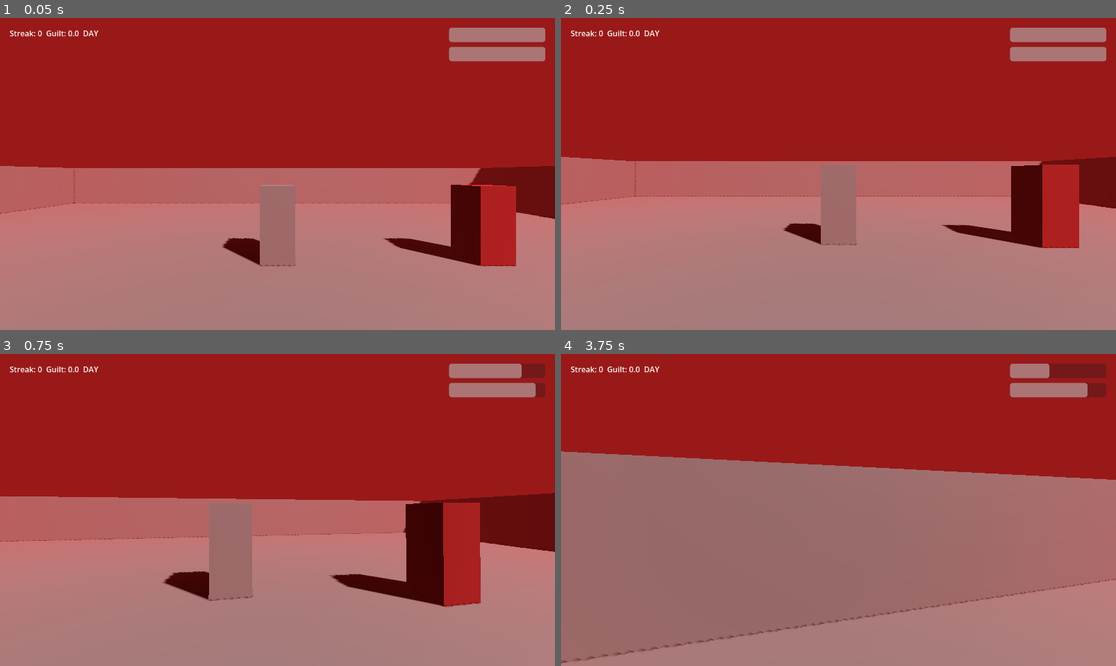
Above: before the commit, frames 1-4 (two rows, left to right).
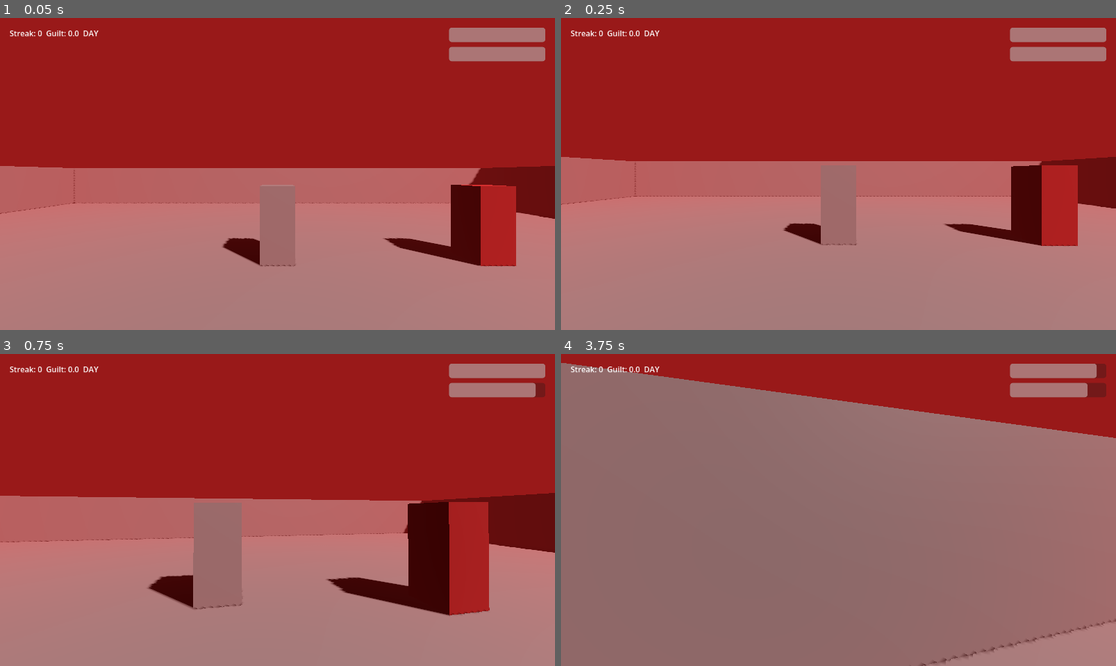
Above: after the commit, the same moments.

Repository: lmToT27/ZaWar
Game: Godot game, scene res://scenes/main.tscn
Two runs of this game, one before a commit and one after it. Both use one fixed random seed, a clock stepped at 60 frames per second and the inputs below.
Inputs (mouse positions are in pixels of both pictures, inside the frame that each line leads up to):
- Up to frame 1 (0.05 s): no input
- Up to frame 2 (0.25 s): no input
- Up to frame 3 (0.75 s): move the mouse to (305, 510) at 0.52 s; press the mouse at (305, 510) at 0.53 s; hold W (move_forward) from 0.53 s (still down)
- Up to frame 4 (3.75 s): keep holding W (move_forward); tap Space (jump) at 0.77, 0.8, 1.07, 1.35, 1.52, 1.82, 2.3, 3.02, 3.32 s; move the mouse to (810, 510) at 1.27 s; release the mouse at (810, 510) at 1.28 s; click (810, 510) at 1.55 s; move the mouse to (849, 503) at 2.02 s; press the mouse at (849, 503) at 2.03 s; move the mouse to (832, 516) at 2.77 s; release the mouse at (832, 516) at 2.78 s; tap G (drop_weapon) at 2.85 s; click (832, 516) at 3.05 s; move the mouse to (877, 513) at 3.52 s; hold R (sheathe) from 3.53 s (still down)

Frame 1 is identical in both runs. In frame 2, 0.4% of the frame differs, in the area x 68-94%, y 46-74%; in frame 3, 4.0%; in frame 4, 30%, in the area x 0-100%, y 2-100%.

Commit message:
fix: camera shake when moving

Diff:
--- a/scenes/enemy/enemy.gd
+++ b/scenes/enemy/enemy.gd
@@ -15,9 +15,14 @@
 @export var max_health: float = 60.0
 @export var target_update_interval: float = 0.2
 @export var approach_offset_radius: float = 1.5
+@export var acceleration: float = 15.0
+@export var attack_exit_range_mult: float = 1.3
+@export var attack_lunge_distance: float = 0.15
+@export var attack_lunge_duration: float = 0.15
 
 @onready var nav_agent: NavigationAgent3D = $NavigationAgent3D
 @onready var growl_player: AudioStreamPlayer3D = $GrowlPlayer3D
+@onready var mesh: MeshInstance3D = $MeshInstance3D
 
 var health: float
 var state: EnemyState = EnemyState.CHASE
@@ -27,6 +32,9 @@
 var _stun_timer: float = 0.0
 var _target_update_timer: float = 0.0
 var _approach_offset: Vector3 = Vector3.ZERO
+var _mesh_base_position: Vector3
+var _lunge_timer: float = 0.0
+var _lunge_direction: Vector3 = Vector3.ZERO
 
 func _ready() -> void:
 	add_to_group("enemy")
@@ -35,6 +43,7 @@
 	_target_update_timer = randf_range(0.0, target_update_interval)
 	var angle := randf() * TAU
 	_approach_offset = Vector3(cos(angle), 0.0, sin(angle)) * randf_range(0.0, approach_offset_radius)
+	_mesh_base_position = mesh.position
 
 func _physics_process(delta: float) -> void:
 	if player == null:
@@ -42,9 +51,10 @@
 		if player == null:
 			return
 
+	var desired_velocity := Vector3.ZERO
 	match state:
 		EnemyState.CHASE:
-			_process_chase(delta)
+			desired_velocity = _process_chase(delta)
 		EnemyState.ATTACK:
 			_process_attack(delta)
 		EnemyState.STUNNED:
@@ -52,28 +62,51 @@
 		EnemyState.OBSERVE:
 			_process_observe()
 
+	velocity = velocity.move_toward(desired_velocity, acceleration * delta)
 	move_and_slide()
+	_update_lunge_offset(delta)
 
-func _process_chase(delta: float) -> void:
+func _horizontal_distance_to_player() -> float:
+	var diff := player.global_position - global_position
+	diff.y = 0.0
+	return diff.length()
+
+func _update_lunge_offset(delta: float) -> void:
+	_lunge_timer = maxf(_lunge_timer - delta, 0.0)
+	if _lunge_timer <= 0.0:
+		mesh.position = _mesh_base_position
+		return
+	var t := 1.0 - _lunge_timer / attack_lunge_duration
+	mesh.position = _mesh_base_position + _lunge_direction * sin(t * PI) * attack_lunge_distance
+
+func _trigger_attack_lunge() -> void:
+	_lunge_timer = attack_lunge_duration
+	var dir := player.global_position - global_position
+	dir.y = 0.0
+	_lunge_direction = dir.normalized() if dir.length() > 0.01 else Vector3.ZERO
+
+func _process_chase(delta: float) -> Vector3:
 	_target_update_timer -= delta
 	if _target_update_timer <= 0.0:
 		_target_update_timer = target_update_interval
-		nav_agent.target_position = player.global_position + _approach_offset
+		var desired_target := player.global_position + _approach_offset
+		var map := nav_agent.get_navigation_map()
+		if NavigationServer3D.map_get_iteration_id(map) > 0:
+			desired_target = NavigationServer3D.map_get_closest_point(map, desired_target)
+		nav_agent.target_position = desired_target
 
-	if global_position.distance_to(player.global_position) <= attack_range:
-		velocity = Vector3.ZERO
+	if _horizontal_distance_to_player() <= attack_range:
 		_attack_cooldown_timer = 0.0
 		_set_state(_next_attack_state())
-		return
+		return Vector3.ZERO
 
 	var next_pos := nav_agent.get_next_path_position()
 	var dir := next_pos - global_position
 	dir.y = 0.0
-	velocity = dir.normalized() * move_speed if dir.length() > 0.01 else Vector3.ZERO
+	return dir.normalized() * move_speed if dir.length() > 0.01 else Vector3.ZERO
 
 func _process_attack(delta: float) -> void:
-	velocity = Vector3.ZERO
-	if global_position.distance_to(player.global_position) > attack_range:
+	if _horizontal_distance_to_player() > attack_range * attack_exit_range_mult:
 		_set_state(EnemyState.CHASE)
 		return
 
@@ -82,15 +115,14 @@
 		_attack_cooldown_timer = attack_cooldown
 		var damage := attack_damage_night if GameManager.is_night else attack_damage_day
 		player.take_damage(damage)
+		_trigger_attack_lunge()
 
 func _process_stunned(delta: float) -> void:
-	velocity = Vector3.ZERO
 	_stun_timer -= delta
 	if _stun_timer <= 0.0:
 		_set_state(EnemyState.CHASE)
 
 func _process_observe() -> void:
-	velocity = Vector3.ZERO
 	if not _is_redemption_active():
 		_set_state(EnemyState.CHASE)
 
--- a/scenes/enemy/enemy.tscn
+++ b/scenes/enemy/enemy.tscn
@@ -12,6 +12,8 @@
 albedo_color = Color(0.6, 0.1, 0.1, 1)
 
 [node name="Enemy" type="CharacterBody3D"]
+collision_layer = 2
+collision_mask = 1
 script = ExtResource("1")
 
 [node name="CollisionShape3D" type="CollisionShape3D" parent="."]
--- a/scenes/player/player.gd
+++ b/scenes/player/player.gd
@@ -24,20 +24,23 @@
 @export var true_ending_hold_time: float = 3.0
 @export var observer_check_radius: float = 6.0
 @export var observer_required_count: int = 2
-@export var hitlag_time_scale: float = 0.05
-@export var hitlag_duration: float = 0.06
-@export var shake_decay_speed: float = 4.0
-@export var shake_on_hit_strength: float = 0.05
+@export var shake_decay_speed: float = 0.12
+@export var shake_on_hit_strength: float = 0.09
 @export var shake_on_damage_strength: float = 0.03
 @export var shake_guilt_weight: float = 0.01
+@export var jump_kick_amplitude: float = 0.05
+@export var landing_kick_amplitude: float = 0.08
+@export var vertical_kick_duration: float = 0.3
+@export var run_sway_amplitude: float = 0.15
 @export var bob_frequency: float = 8.0
 @export var bob_amplitude: float = 0.04
 @export var bob_side_amplitude: float = 0.02
+@export var locomotion_fade_speed: float = 6.0
 @export var low_resource_ratio: float = 0.25
 
 @onready var head: Node3D = $Head
 @onready var camera: Camera3D = $Head/Camera3D
-@onready var melee_hitbox: Area3D = $Head/Camera3D/MeleeHitbox
+@onready var melee_hitbox: Area3D = $Head/MeleeHitbox
 @onready var regen_delay_timer: Timer = $RegenDelayTimer
 @onready var heartbeat_player: AudioStreamPlayer = $HeartbeatPlayer
 @onready var footstep_player: AudioStreamPlayer3D = $FootstepPlayer3D
@@ -57,6 +60,9 @@
 var _bob_phase: float = 0.0
 var _last_footstep_step: int = 0
 var _shake_strength: float = 0.0
+var _vertical_kick_timer: float = 0.0
+var _vertical_kick_amplitude: float = 0.0
+var _locomotion_intensity: float = 0.0
 
 func _ready() -> void:
 	add_to_group("player")
@@ -87,6 +93,8 @@
 	_handle_heartbeat()
 	move_and_slide()
 	_handle_landing(delta)
+	_shake_strength = maxf(_shake_strength - shake_decay_speed * delta, 0.0)
+	_vertical_kick_timer = maxf(_vertical_kick_timer - delta, 0.0)
 
 func _handle_movement(delta: float) -> void:
 	if not is_on_floor():
@@ -94,6 +102,7 @@
 		velocity.y -= GRAVITY * gravity_scale * delta
 	elif Input.is_action_just_pressed("jump"):
 		velocity.y = jump_velocity
+		_trigger_vertical_kick(jump_kick_amplitude)
 
 	var speed := move_speed
 	if _landing_recovery_timer > 0.0:
@@ -112,6 +121,7 @@
 	if grounded:
 		if not _was_on_floor and _air_time >= 0.25:
 			_landing_recovery_timer = landing_recovery_time
+			_trigger_vertical_kick(-landing_kick_amplitude)
 		_air_time = 0.0
 	else:
 		_air_time += delta
@@ -139,11 +149,12 @@
 	regen_delay_timer.start()
 	var hit_something := false
 	for body in melee_hitbox.get_overlapping_bodies():
+		if body == self:
+			continue
 		if body.has_method("take_damage"):
 			body.take_damage(base_attack_damage)
 			hit_something = true
 	if hit_something:
-		_trigger_hitlag()
 		_trigger_shake(shake_on_hit_strength + GameManager.guilt_score * shake_guilt_weight)
 
 func _handle_regen(delta: float) -> void:
@@ -174,38 +185,73 @@
 
 func _handle_camera_effects(delta: float) -> void:
 	var horizontal_speed := Vector2(velocity.x, velocity.z).length()
-	if is_on_floor() and horizontal_speed > 0.1:
+	var is_running := is_on_floor() and horizontal_speed > 0.1
+	_update_bob_phase(delta, is_running, horizontal_speed)
+	_update_locomotion_intensity(delta, is_running, horizontal_speed)
+
+	var offset := Vector3.ZERO
+	offset += _compute_bob_offset() * _locomotion_intensity
+	offset += _compute_run_sway_offset() * _locomotion_intensity
+	offset += _compute_vertical_kick_offset()
+	offset += _compute_impact_offset()
+	camera.position = _camera_base_position + offset
+
+	_update_footstep_audio()
+
+func _update_bob_phase(delta: float, is_running: bool, horizontal_speed: float) -> void:
+	if is_running:
 		_bob_phase += delta * bob_frequency * (horizontal_speed / move_speed)
-	else:
-		_bob_phase = 0.0
-	var bob_offset := Vector3(
+	# Phase is NOT reset to 0 when stopping - it just stops advancing, so
+	# _locomotion_intensity (below) fades the amplitude out smoothly from
+	# whatever point in the cycle it was at, instead of snapping position
+	# to a different phase value in the same frame the player stops.
+
+func _update_locomotion_intensity(delta: float, is_running: bool, horizontal_speed: float) -> void:
+	var target := clampf(horizontal_speed / move_speed, 0.0, 1.0) if is_running else 0.0
+	_locomotion_intensity = move_toward(_locomotion_intensity, target, locomotion_fade_speed * delta)
+
+func _compute_bob_offset() -> Vector3:
+	return Vector3(
 		sin(_bob_phase * 0.5) * bob_side_amplitude,
 		absf(sin(_bob_phase)) * bob_amplitude,
 		0.0
 	)
 
-	_shake_strength = maxf(_shake_strength - shake_decay_speed * delta, 0.0)
-	var shake_offset := Vector3.ZERO
-	if _shake_strength > 0.0:
-		shake_offset = Vector3(randf_range(-1.0, 1.0), randf_range(-1.0, 1.0), 0.0) * _shake_strength
-
-	camera.position = _camera_base_position + bob_offset + shake_offset
-
+func _compute_run_sway_offset() -> Vector3:
+	return Vector3(sin(_bob_phase) * run_sway_amplitude, 0.0, 0.0)
+
+func _compute_vertical_kick_offset() -> Vector3:
+	if _vertical_kick_timer <= 0.0:
+		return Vector3.ZERO
+	var t := 1.0 - _vertical_kick_timer / vertical_kick_duration
+	# Ease-in-ease-out bump: velocity is exactly 0 at t=0 and t=1, unlike
+	# sin(t*PI) whose slope is nonzero at both ends - that discontinuity in
+	# velocity is what read as an abrupt "jerk" rather than a smooth dip.
+	var eased := (1.0 - cos(t * TAU)) * 0.5
+	return Vector3(0.0, _vertical_kick_amplitude * eased, 0.0)
+
+func _compute_impact_offset() -> Vector3:
+	if _shake_strength <= 0.0:
+		return Vector3.ZERO
+	return Vector3(randf_range(-1.0, 1.0), randf_range(-1.0, 1.0), 0.0) * _shake_strength
+
+func _update_footstep_audio() -> void:
+	if not is_on_floor():
+		return
 	var step_index := int(_bob_phase / PI)
-	if step_index != _last_footstep_step and is_on_floor():
-		_last_footstep_step = step_index
-		if footstep_player.stream:
-			footstep_player.pitch_scale = randf_range(0.9, 1.1)
-			footstep_player.play()
+	if step_index == _last_footstep_step:
+		return
+	_last_footstep_step = step_index
+	if footstep_player.stream:
+		footstep_player.pitch_scale = randf_range(0.9, 1.1)
+		footstep_player.play()
 
 func _trigger_shake(strength: float) -> void:
 	_shake_strength = maxf(_shake_strength, strength)
 
-func _trigger_hitlag() -> void:
-	Engine.time_scale = hitlag_time_scale
-	get_tree().create_timer(hitlag_duration, false, false, true).timeout.connect(
-		func(): Engine.time_scale = 1.0
-	)
+func _trigger_vertical_kick(amplitude: float) -> void:
+	_vertical_kick_amplitude = amplitude
+	_vertical_kick_timer = vertical_kick_duration
 
 func _handle_heartbeat() -> void:
 	var stamina_ratio := stamina / max_stamina
--- a/scenes/player/player.tscn
+++ b/scenes/player/player.tscn
@@ -7,7 +7,7 @@
 height = 1.8
 
 [sub_resource type="BoxShape3D" id="BoxShape3D_1"]
-size = Vector3(1, 1, 1.6)
+size = Vector3(0.6, 0.6, 1.4)
 
 [node name="Player" type="CharacterBody3D"]
 script = ExtResource("1")
@@ -22,10 +22,11 @@
 [node name="Camera3D" type="Camera3D" parent="Head"]
 current = true
 
-[node name="MeleeHitbox" type="Area3D" parent="Head/Camera3D"]
+[node name="MeleeHitbox" type="Area3D" parent="Head"]
 transform = Transform3D(1, 0, 0, 0, 1, 0, 0, 0, 1, 0, 0, -1)
+collision_mask = 3
 
-[node name="CollisionShape3D" type="CollisionShape3D" parent="Head/Camera3D/MeleeHitbox"]
+[node name="CollisionShape3D" type="CollisionShape3D" parent="Head/MeleeHitbox"]
 shape = SubResource("BoxShape3D_1")
 
 [node name="RegenDelayTimer" type="Timer" parent="."]
--- a/scenes/world/enemy_spawner.gd
+++ b/scenes/world/enemy_spawner.gd
@@ -42,5 +42,8 @@
 		pos.y = spawn_y
 		var to_pos := (pos - player.global_position).normalized()
 		if forward.dot(to_pos) < 0.3:
-			return pos
+			# clamp to the actual walkable navmesh so a spawn point can never
+			# land outside the level bounds (near/inside a wall) regardless
+			# of where the player is standing.
+			return NavigationServer3D.map_get_closest_point(get_world_3d().navigation_map, pos)
 	return null
--- a/scenes/world/level_greybox.gd
+++ b/scenes/world/level_greybox.gd
@@ -2,16 +2,21 @@
 
 const FLOOR_HALF_SIZE: float = 14.0
 const FLOOR_TOP_Y: float = 0.5
+# Hand-declared navmesh has no agent-radius erosion like a real bake would -
+# shrink it well inside the floor so agents never path close enough to the
+# walls for their own collision radius to clip into one.
+const WALL_SAFETY_MARGIN: float = 1.5
+const NAV_HALF_SIZE: float = FLOOR_HALF_SIZE - WALL_SAFETY_MARGIN
 
 @onready var nav_region: NavigationRegion3D = $NavigationRegion3D
 
 func _ready() -> void:
 	var nav_mesh := NavigationMesh.new()
 	nav_mesh.set_vertices(PackedVector3Array([
-		Vector3(-FLOOR_HALF_SIZE, FLOOR_TOP_Y, -FLOOR_HALF_SIZE),
-		Vector3(-FLOOR_HALF_SIZE, FLOOR_TOP_Y, FLOOR_HALF_SIZE),
-		Vector3(FLOOR_HALF_SIZE, FLOOR_TOP_Y, FLOOR_HALF_SIZE),
-		Vector3(FLOOR_HALF_SIZE, FLOOR_TOP_Y, -FLOOR_HALF_SIZE),
+		Vector3(-NAV_HALF_SIZE, FLOOR_TOP_Y, -NAV_HALF_SIZE),
+		Vector3(-NAV_HALF_SIZE, FLOOR_TOP_Y, NAV_HALF_SIZE),
+		Vector3(NAV_HALF_SIZE, FLOOR_TOP_Y, NAV_HALF_SIZE),
+		Vector3(NAV_HALF_SIZE, FLOOR_TOP_Y, -NAV_HALF_SIZE),
 	]))
 	nav_mesh.add_polygon(PackedInt32Array([0, 1, 2, 3]))
 	nav_region.navigation_mesh = nav_mesh
